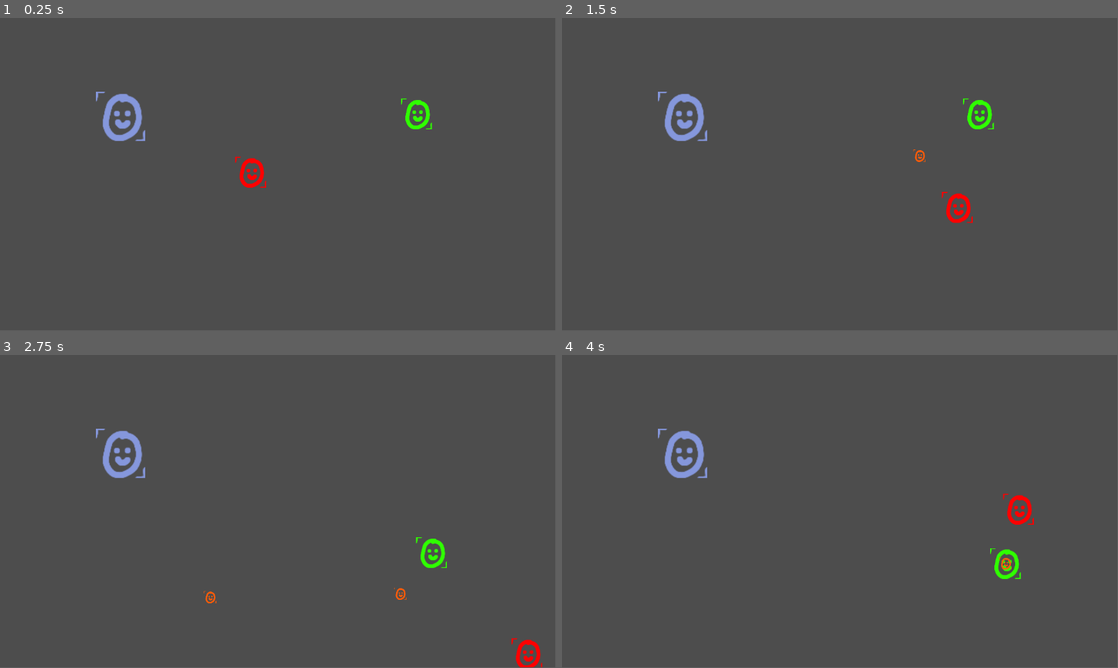
Above: before the commit, frames 1-4 (two rows, left to right).
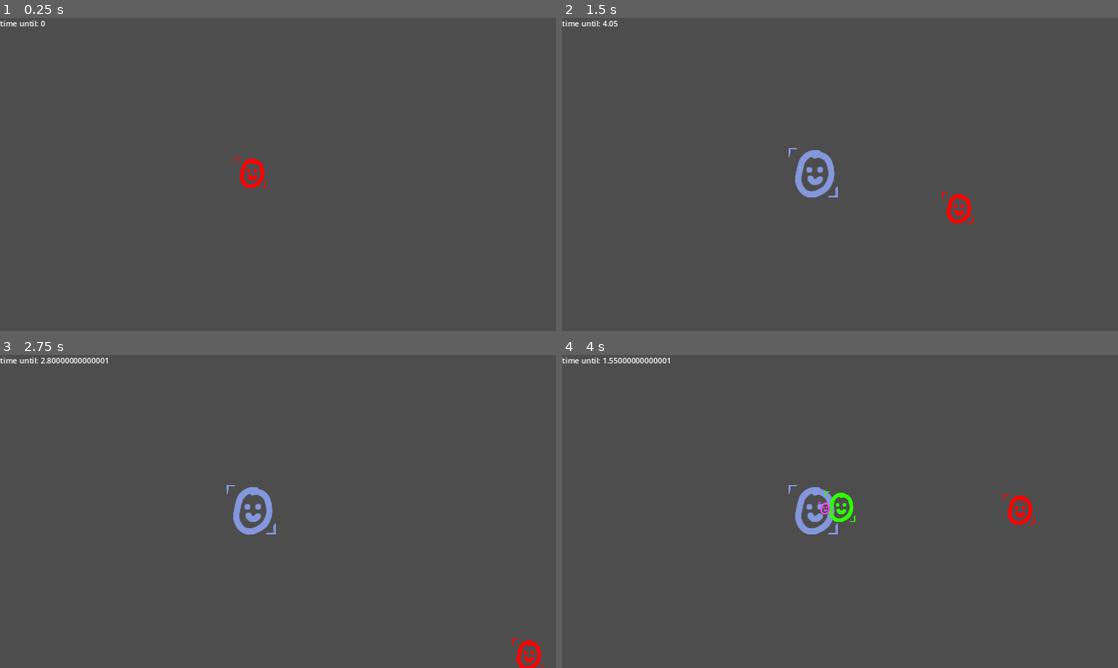
Above: after the commit, the same moments.

Repository: jaymehta-g/tower-game
Game: Godot game, scene res://level/test/devroom.tscn
Two runs of this game, one before a commit and one after it. Both use one fixed random seed, a clock stepped at 60 frames per second and the inputs below.
Inputs:
- Up to frame 1 (0.25 s): no input
- Up to frame 2 (1.5 s): tap Enter (ui_accept) at 0.5, 0.6, 0.77, 1.07, 1.35 s; hold Right (ui_right) 0.53-1.28 s; hold Down (ui_down) from 1.28 s (still down)
- Up to frame 3 (2.75 s): tap Enter (ui_accept) at 1.52, 1.82, 2.1 s; release Down (ui_down) at 2.03 s; hold Right (ui_right) from 2.03 s (still down)
- Up to frame 4 (4 s): release Right (ui_right) at 2.78 s; hold Up (ui_up) 2.78-3.53 s; tap Enter (ui_accept) at 2.85, 3.02, 3.32, 3.6, 3.77 s; hold Left (ui_left) from 3.53 s (still down)
In our replay, the window is 799x449 before the commit and 800x450 after it. These sizes can differ from the game's own. Grey fills any space a smaller window leaves; there, only what the larger window draws over its background counts as a difference.

The runs differ from the first frame. In frame 1, 1.0% of the frame differs, in the area x 0-78%, y 0-55%; in frame 2, 1.8%; in frame 3, 2.0%; in frame 4, 2.1%, in the area x 0-85%, y 0-72%.

Commit message:
rough proof of concept devroom set up

Diff:
--- a/cmp/hurtbox/hurtbox.gd
+++ b/cmp/hurtbox/hurtbox.gd
@@ -1,11 +1,14 @@
 extends Area2D
 class_name Hurtbox
 
-@export var listen_for_group: Groups.Names
+@export_enum(
+	Groups.FRIEND_HURTFUL,
+	Groups.ENEMY_HURTFUL,
+) var listen_for_group: String
 
 signal damaged(amount: float)
 
 func _on_body_entered(body: Node2D) -> void:
-	if body.is_in_group(Groups.group_name(listen_for_group)):
+	if body.is_in_group(listen_for_group):
 		damaged.emit(1)
 		body.queue_free()
--- a/cmp/vision/vision.gd
+++ b/cmp/vision/vision.gd
@@ -1,7 +1,11 @@
 extends Area2D
 class_name Vision
 
-@export var detect_group: Groups.Names
+@export_enum(
+	Groups.PLAYER,
+	Groups.ENEMY,
+	Groups.FRIEND,
+) var detect_group: String
 
 signal target_entered
 
@@ -9,7 +13,7 @@
 
 func get_all_targets() -> Array[Node2D]:
 	return get_overlapping_bodies() \
-		.filter(func(x): return x.is_in_group(Groups.group_name(detect_group)))
+		.filter(func(x): return x.is_in_group(detect_group))
 
 # Nullable
 func get_closest_target() -> Node2D:
@@ -32,4 +36,4 @@
 	pass
 
 func _on_body_entered(body: Node2D) -> void:
-	if body.is_in_group(Groups.group_name(detect_group)): target_entered.emit()
+	if body.is_in_group(detect_group): target_entered.emit()
--- a/entity/bullet/bullet.gd
+++ b/entity/bullet/bullet.gd
@@ -3,7 +3,10 @@
 const ENEMY_MASK := 1<<3
 const FRIENDLY_MASK := 1<<4
 
-@export var group: Groups.Names
+@export_enum(
+	Groups.FRIEND_HURTFUL,
+	Groups.ENEMY_HURTFUL,
+) var group: String
 
 var is_emeny: bool
 
--- a/entity/bullet/subscenes/enemy_bullet.tscn
+++ b/entity/bullet/subscenes/enemy_bullet.tscn
@@ -3,6 +3,7 @@
 [ext_resource type="PackedScene" uid="uid://426yef3cr6ni" path="res://entity/bullet/bullet.tscn" id="1_idq4m"]
 
 [node name="Bullet" groups=["enemy-hurtful"] instance=ExtResource("1_idq4m")]
+group = "enemy-hurtful"
 
 [node name="Sprite2D" parent="." index="1"]
 modulate = Color(1, 0.360784, 0.0313726, 1)
--- a/entity/bullet/subscenes/friendly_bullet.tscn
+++ b/entity/bullet/subscenes/friendly_bullet.tscn
@@ -4,3 +4,4 @@
 
 [node name="FriendlyBullet" groups=["friendly-hurtful"] instance=ExtResource("1_vgxrn")]
 modulate = Color(1, 0.270588, 1, 1)
+group = "friendly-hurtful"
--- a/entity/enemy/basic/enemy.gd
+++ b/entity/enemy/basic/enemy.gd
@@ -1,4 +1,5 @@
 extends CharacterBody2D
+class_name Enemy
 
 @export var bullet_tscn: PackedScene
 @onready var hurtbox: Hurtbox = $Hurtbox
--- a/entity/enemy/basic/enemy.tscn
+++ b/entity/enemy/basic/enemy.tscn
@@ -33,7 +33,7 @@
 autostart = true
 
 [node name="Hurtbox" parent="." instance=ExtResource("4_vnybk")]
-listen_for_group = 3
+listen_for_group = "friendly-hurtful"
 
 [node name="CollisionShape2D" type="CollisionShape2D" parent="Hurtbox"]
 shape = SubResource("CircleShape2D_csr00")
@@ -41,6 +41,7 @@
 
 [node name="Vision" parent="." instance=ExtResource("5_1o6g4")]
 collision_mask = 2
+detect_group = "player"
 
 [node name="CollisionShape2D" type="CollisionShape2D" parent="Vision"]
 shape = SubResource("CircleShape2D_sqqgh")
--- a/entity/player/player.tscn
+++ b/entity/player/player.tscn
@@ -26,8 +26,10 @@
 texture = ExtResource("1_e5gy2")
 
 [node name="Hurtbox" parent="." instance=ExtResource("4_o2irx")]
-listen_for_group = 4
+listen_for_group = "enemy-hurtful"
 
 [node name="CollisionShape2D" type="CollisionShape2D" parent="Hurtbox"]
 shape = SubResource("CircleShape2D_3vdk8")
 debug_color = Color(0.996078, 0, 0.156863, 0.419608)
+
+[connection signal="damaged" from="Hurtbox" to="." method="_on_hurtbox_damaged"]
--- a/entity/tower/tower.tscn
+++ b/entity/tower/tower.tscn
@@ -7,7 +7,7 @@
 [ext_resource type="PackedScene" uid="uid://bcq4vbl84f0q6" path="res://cmp/hurtbox/Hurtbox.tscn" id="4_cyqym"]
 
 [sub_resource type="CircleShape2D" id="CircleShape2D_8wdkf"]
-radius = 251.962
+radius = 375.021
 
 [sub_resource type="CircleShape2D" id="CircleShape2D_ay0p1"]
 radius = 36.4966
@@ -22,7 +22,7 @@
 texture = ExtResource("1_q24dj")
 
 [node name="Vision" parent="." instance=ExtResource("4_aejkh")]
-detect_group = 1
+detect_group = "enemy"
 
 [node name="CollisionShape2D" type="CollisionShape2D" parent="Vision"]
 shape = SubResource("CircleShape2D_8wdkf")
@@ -32,7 +32,7 @@
 wait_time = 0.3
 
 [node name="Hurtbox" parent="." instance=ExtResource("4_cyqym")]
-listen_for_group = 4
+listen_for_group = "enemy-hurtful"
 
 [node name="CollisionShape2D" type="CollisionShape2D" parent="Hurtbox"]
 shape = SubResource("CircleShape2D_ay0p1")
--- a/level/test/devroom.gd
+++ b/level/test/devroom.gd
@@ -1,11 +1,16 @@
 extends Node2D
+@onready var timer: Timer = $Timer
+@export var tower_scn: PackedScene
+@onready var player: Player = $Player
 
-
-# Called when the node enters the scene tree for the first time.
 func _ready() -> void:
 	SignalBus.add_to_scene.connect(add_child)
 
-
 # Called every frame. 'delta' is the elapsed time since the previous frame.
 func _process(delta: float) -> void:
-	pass
+	if Input.is_action_just_pressed(&"ui_accept"):
+		if not timer.is_stopped(): return
+		timer.start()
+		var node := (tower_scn.instantiate() as Node2D)
+		node.position = player.position
+		add_child(node)
--- a/level/test/devroom.tscn
+++ b/level/test/devroom.tscn
@@ -1,16 +1,37 @@
-[gd_scene load_steps=5 format=3 uid="uid://bgoyrvsoq0jdy"]
+[gd_scene load_steps=7 format=3 uid="uid://bgoyrvsoq0jdy"]
 
 [ext_resource type="Script" path="res://level/test/devroom.gd" id="1_4yj2k"]
 [ext_resource type="PackedScene" uid="uid://dft383e7e1pvk" path="res://entity/player/player.tscn" id="1_w86af"]
 [ext_resource type="PackedScene" uid="uid://daae1kskyxk0r" path="res://entity/enemy/basic/enemy.tscn" id="2_4ylr8"]
+[ext_resource type="Script" path="res://level/test/devroom_label.gd" id="4_eb7pd"]
 [ext_resource type="PackedScene" uid="uid://bw5dfsfgyh6cy" path="res://entity/tower/tower.tscn" id="4_mpk0m"]
+[ext_resource type="Script" path="res://level/test/devroom_spawner.gd" id="6_5pyrx"]
 
 [node name="Devroom" type="Node2D"]
 script = ExtResource("1_4yj2k")
+tower_scn = ExtResource("4_mpk0m")
+metadata/_edit_lock_ = true
 
 [node name="Player" parent="." instance=ExtResource("1_w86af")]
 
-[node name="Enemy" parent="." instance=ExtResource("2_4ylr8")]
+[node name="CanvasLayer" type="CanvasLayer" parent="."]
 
-[node name="Tower" parent="." instance=ExtResource("4_mpk0m")]
-position = Vector2(250, 204)
+[node name="Label" type="Label" parent="CanvasLayer"]
+offset_right = 40.0
+offset_bottom = 23.0
+script = ExtResource("4_eb7pd")
+
+[node name="Timer" type="Timer" parent="."]
+wait_time = 5.0
+one_shot = true
+
+[node name="Spawner" type="Marker2D" parent="."]
+position = Vector2(280, 264)
+script = ExtResource("6_5pyrx")
+enemy_scn = ExtResource("2_4ylr8")
+
+[node name="Timer" type="Timer" parent="Spawner"]
+wait_time = 3.0
+autostart = true
+
+[connection signal="timeout" from="Spawner/Timer" to="Spawner" method="_on_timer_timeout"]
--- /dev/null
+++ b/level/test/devroom_label.gd
@@ -0,0 +1,12 @@
+extends Label
+@onready var timer: Timer = $"../../Timer"
+
+# Called when the node enters the scene tree for the first time.
+func _ready() -> void:
+	pass # Replace with function body.
+
+
+# Called every frame. 'delta' is the elapsed time since the previous frame.
+func _process(delta: float) -> void:
+	if not timer: return
+	text = "time until: %s" % timer.time_left
--- /dev/null
+++ b/level/test/devroom_spawner.gd
@@ -0,0 +1,19 @@
+extends Node2D
+@onready var timer: Timer = $Timer
+
+@export var enemy_scn: PackedScene
+
+# Called when the node enters the scene tree for the first time.
+func _ready() -> void:
+	pass # Replace with function body.
+
+
+# Called every frame. 'delta' is the elapsed time since the previous frame.
+func _process(delta: float) -> void:
+	pass
+
+
+func _on_timer_timeout() -> void:
+	var node := (enemy_scn.instantiate() as Enemy)
+	node.position = position + Vector2.RIGHT.rotated(randf()) * 300
+	SignalBus.add_to_scene.emit(node)
--- a/project.godot
+++ b/project.godot
@@ -20,6 +20,10 @@
 SignalBus="*res://util/signal_bus.gd"
 Groups="*res://util/groups.gd"
 
+[display]
+
+window/stretch/mode="canvas_items"
+
 [layer_names]
 
 2d_physics/layer_1="Level"
--- a/util/groups.gd
+++ b/util/groups.gd
@@ -3,19 +3,8 @@
 and prevent misspelling errors
 """
 extends Node
-enum Names {
-	PLAYER,
-	ENEMY,
-	FRIEND,
-	FRIEND_HURTFUL,
-	ENEMY_HURTFUL,
-}
-const _NAMES := [
-	"player",
-	"enemy",
-	"friend",
-	"friendly-hurtful",
-	"enemy-hurtful",
-]
-func group_name(key: int):
-	return _NAMES[key]
+const PLAYER = "player"
+const ENEMY = "enemy"
+const FRIEND = "friend"
+const ENEMY_HURTFUL = "enemy-hurtful"
+const FRIEND_HURTFUL = "friendly-hurtful"
